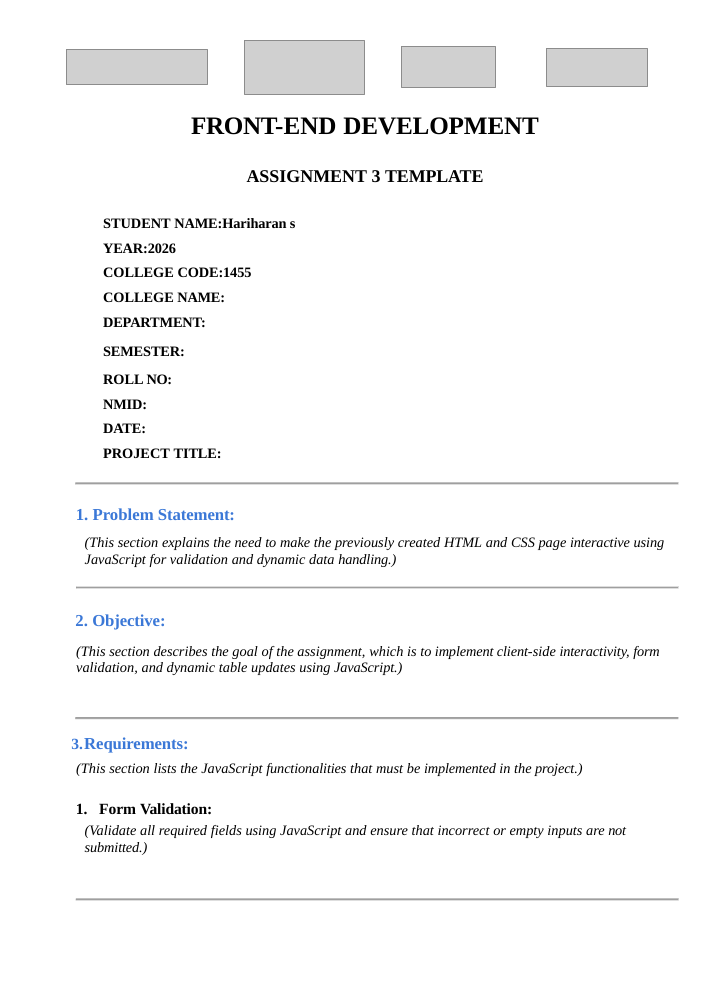
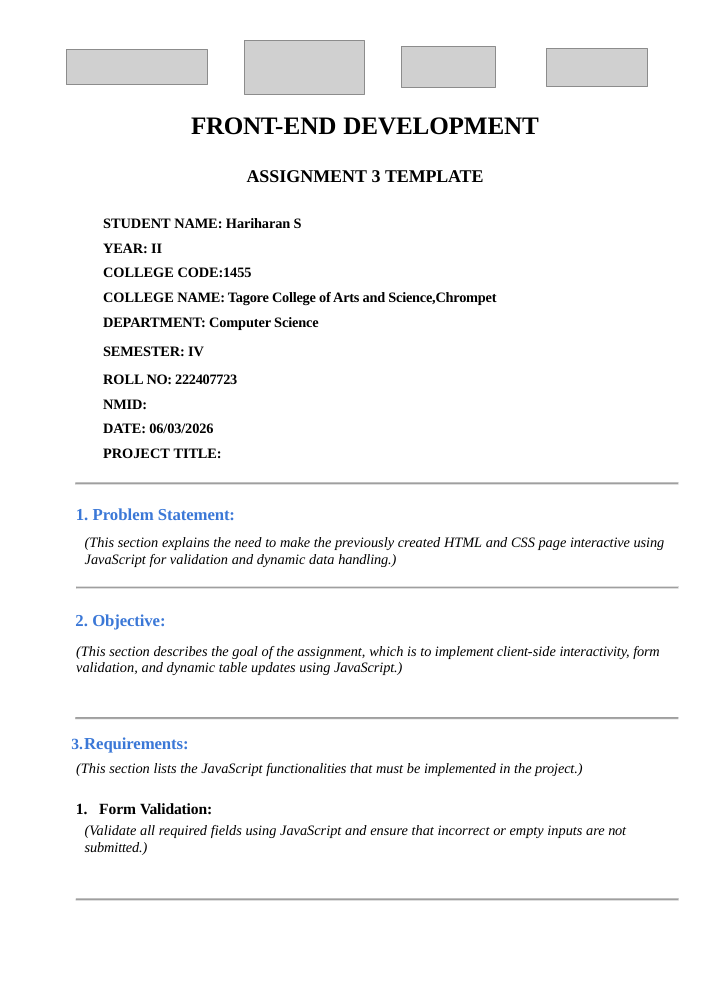
Before and after one commit to mr-heain/event-registration, a slide deck: slide 1 of ppt/FE Assignment Template-3.pptx. Drawn at 713x1008 pixels with LibreOffice and Linux fonts; fonts in the diff are those of the drawing; grey boxes stand for pictures. Boxes give left, top, right and bottom in pixels: in the first picture for what was removed or moved away, otherwise in the second. Text is boxed around its words. In the diff, an @@ line names an element or a change of style, - is before the commit and + after.

```diff
--- a/ppt/FE Assignment Template-3.pptx
+++ b/ppt/FE Assignment Template-3.pptx
@@ text at <box>103,218,302,253</box>: text changed @@
-STUDENT NAME:Hariharan s
-YEAR:2026
+STUDENT NAME: Hariharan S
+YEAR: II
@@ text at <box>103,292,496,384</box>: text changed @@
-COLLEGE NAME:
-DEPARTMENT:
-SEMESTER:
-ROLL NO:
+COLLEGE NAME: Tagore College of Arts and Science,Chrompet
+DEPARTMENT: Computer Science
+SEMESTER: IV
+ROLL NO: 222407723
@@ text at <box>103,423,213,433</box>: text changed @@
-DATE:
+DATE: 06/03/2026
```
Also in this commit, not shown: 2 other files.
